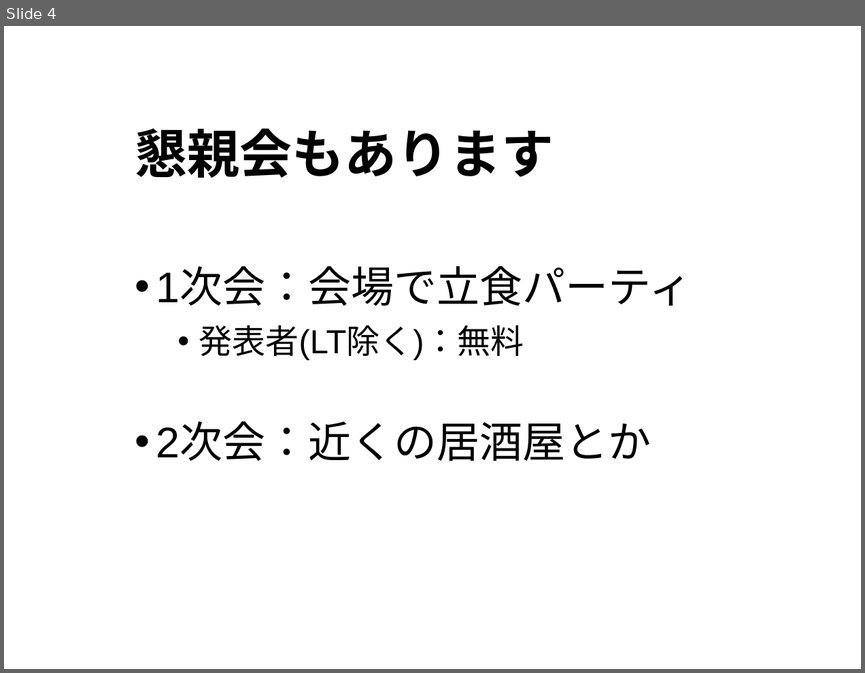
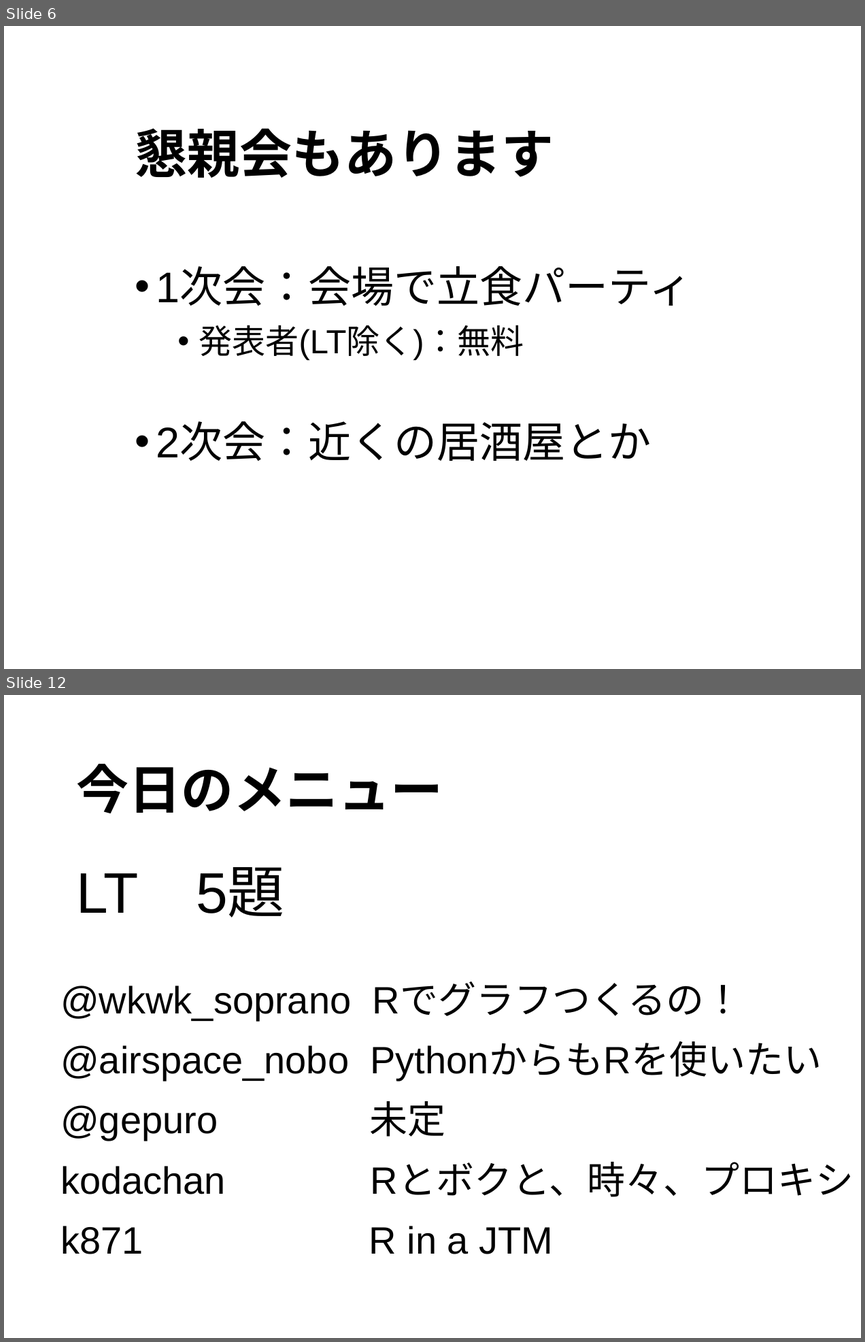
Before and after one commit to Kilometer0101/TokyoR80, a slide deck: TokyoR80_opening.pptx. Shown one above the other, each under a label of ours: slide 4 before the commit, slides 6 and 12 after it; the slides between them are not shown. The pictures are 865x673 and 865x1342 pixels, drawn with LibreOffice and Linux fonts; fonts in the diff are those of the drawing. Boxes give left, top, right and bottom in pixels: in the first picture for what was removed or moved away, otherwise in the second. Text is boxed around its words. In the diff, an @@ line names an element or a change of style, - is before the commit and + after.

```diff
--- a/TokyoR80_opening.pptx
+++ b/TokyoR80_opening.pptx
@@ slide 12 added at bbox=[4, 695, 861, 1338], background #FFFFFF @@
@@ text added at bbox=[76, 764, 443, 813], 44 pt, text #000000, bold @@
+今日のメニュー
@@ text added at bbox=[76, 868, 285, 917], 48 pt, text #000000 @@
+LT 5題
@@ text added at bbox=[60, 983, 854, 1254], 32 pt, text #000000 @@
+@wkwk_soprano Rでグラフつくるの！
+@airspace_nobo PythonからもRを使いたい
+@gepuro 未定
+kodachan Rとボクと、時々、プロキシ
+k871 R in a JTM
@@ what was slide 4 is now slide 6 @@
```
Also in this commit, not shown: 1 slide changed, 6 other slides added, 1 slide removed, 1 other file.
